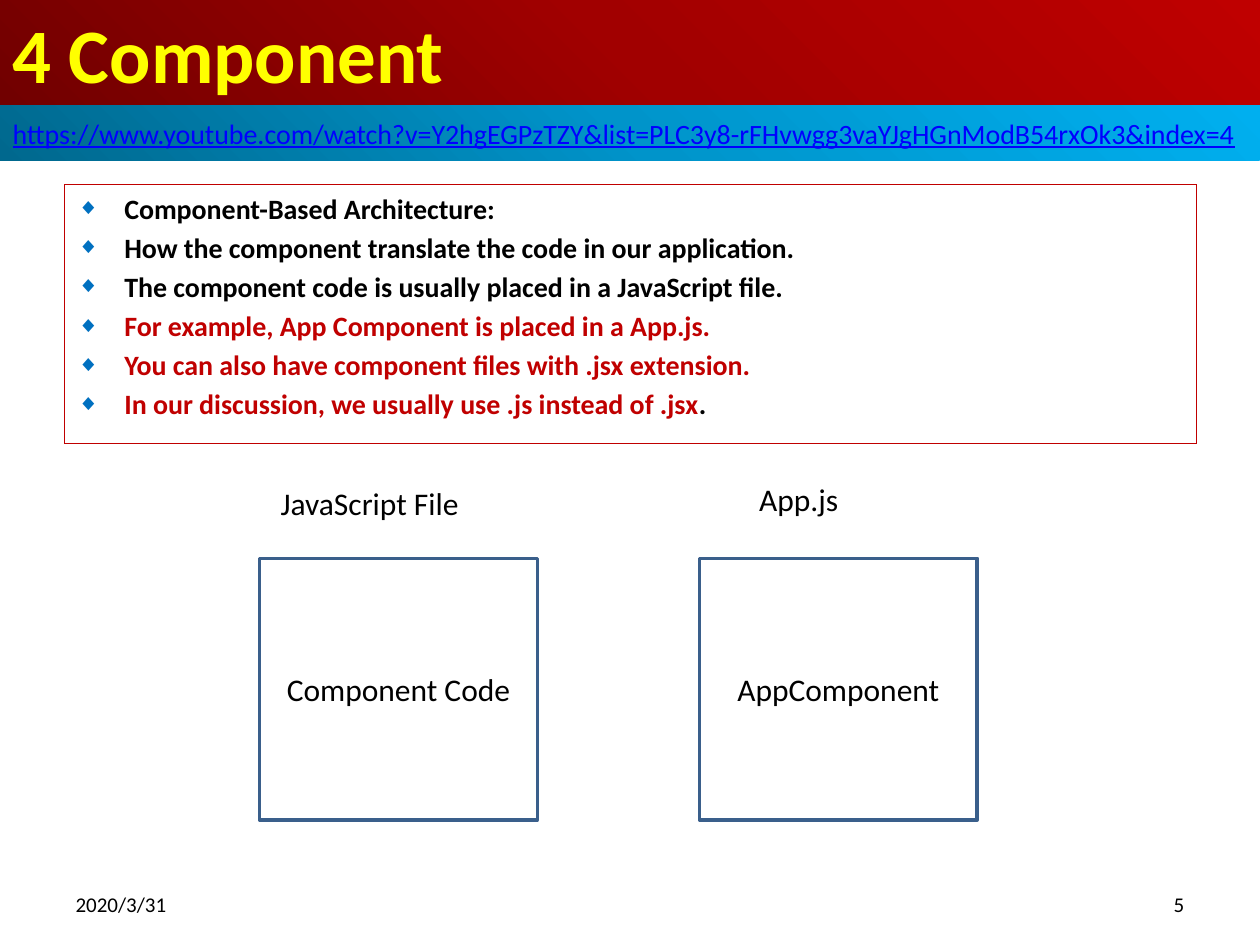
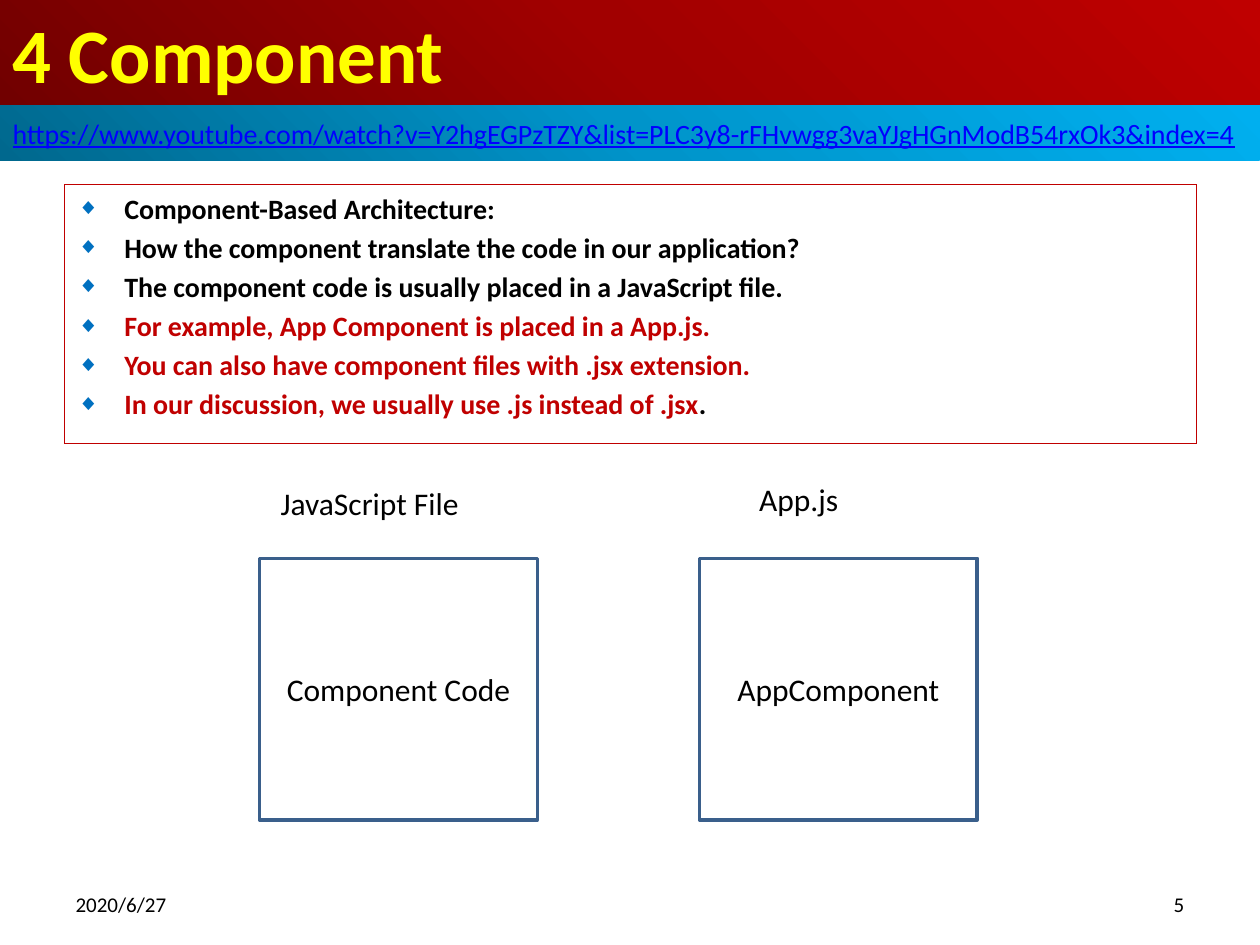
Before and after one commit to peterhchen/800-React-Hook, a slide deck: slide 5 of 04_Component.pptx. Drawn at 1260x945 pixels with LibreOffice and Linux fonts; fonts in the diff are those of the drawing. Boxes give left, top, right and bottom in pixels: in the first picture for what was removed or moved away, otherwise in the second. Text is boxed around its words. In the diff, an @@ line names an element or a change of style, - is before the commit and + after.

```diff
--- a/04_Component.pptx
+++ b/04_Component.pptx
@@ subtitle at <box>124,238,800,263</box>: text changed @@
-◆ How the component translate the code in our application.
+◆ How the component translate the code in our application?
@@ text at <box>76,897,167,913</box>: text changed @@
-2020/3/31
+2020/6/27
```
Also in this commit, not shown: 14 other slides changed, 4 slides added, 1 slide removed.
